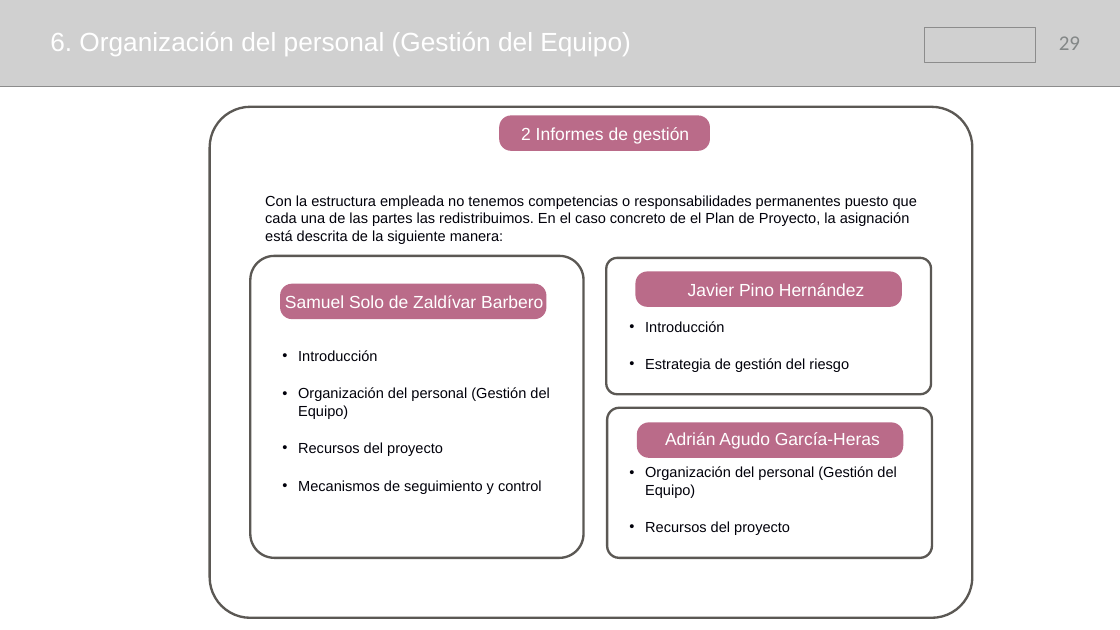
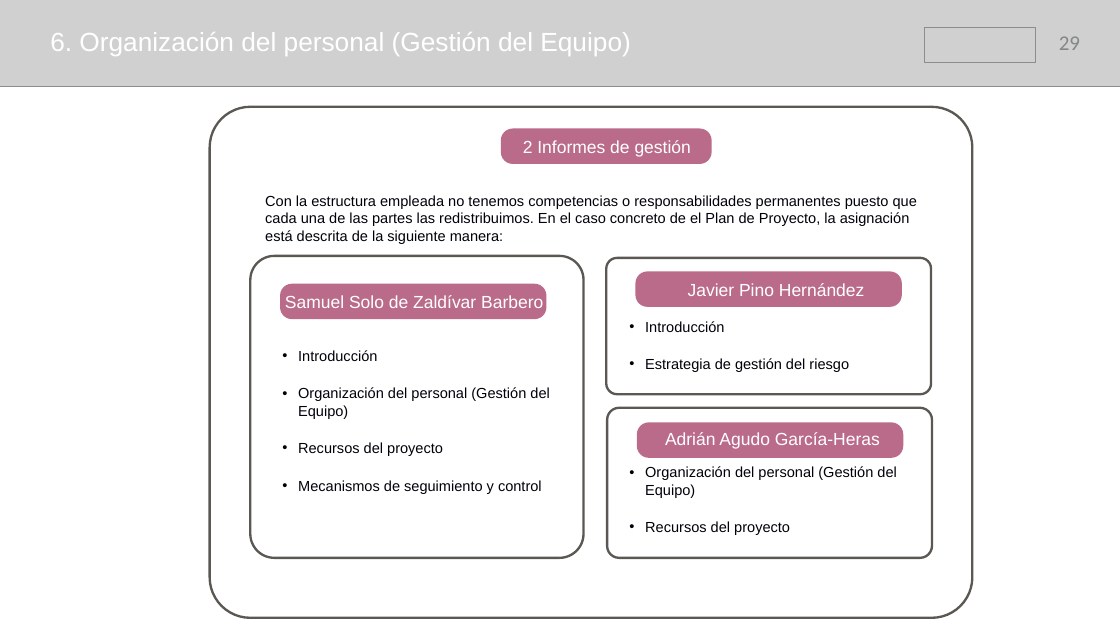
Before and after one commit to samusolo/iDoctor, a slide deck: slide 29 of Plan de proyecto.pptx. Drawn at 1120x630 pixels with LibreOffice and Linux fonts; fonts in the diff are those of the drawing; grey boxes stand for pictures. Boxes give left, top, right and bottom in pixels: in the first picture for what was removed or moved away, otherwise in the second. Text is boxed around its words. In the diff, an @@ line names an element or a change of style, - is before the commit and + after.

```diff
--- a/Plan de proyecto.pptx
+++ b/Plan de proyecto.pptx
@@ rounded rectangle: place and size @@
-rounded rectangle at (499, 115, 710, 151)
+rounded rectangle at (501, 129, 711, 164)
@@ text "2 Informes de gestión": place and size @@
-text "2 Informes de gestión" at (521, 127, 689, 144)
+text "2 Informes de gestión" at (523, 140, 691, 157)
```
Also in this commit, not shown: 1 other slide changed, 6 slides added.
